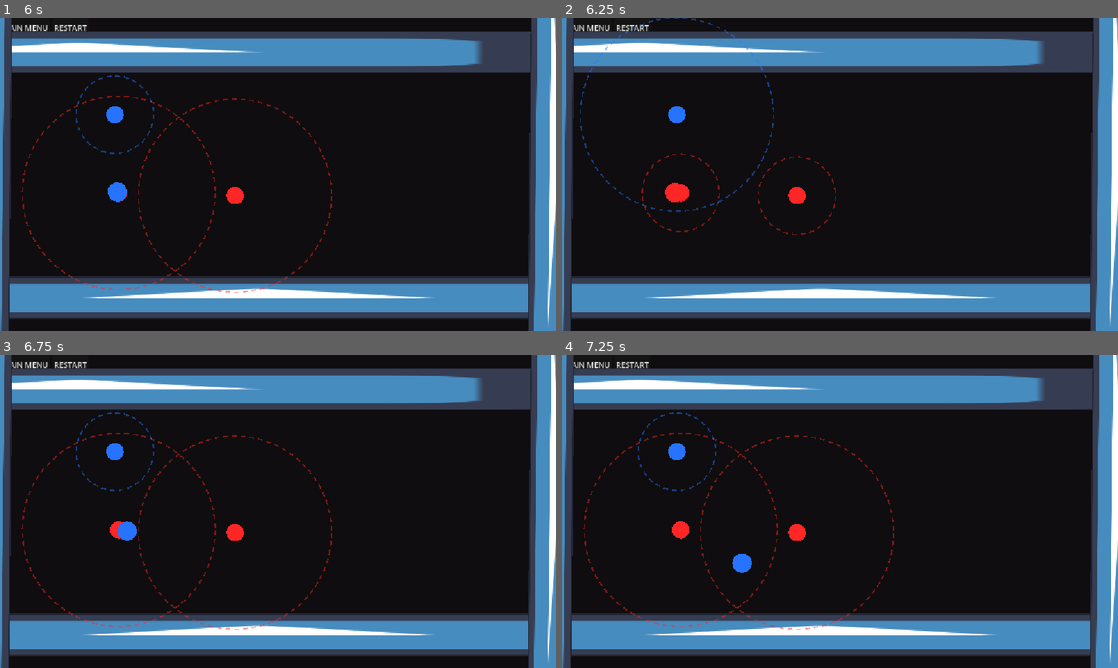
Above: before the commit, frames 1-4 (two rows, left to right).
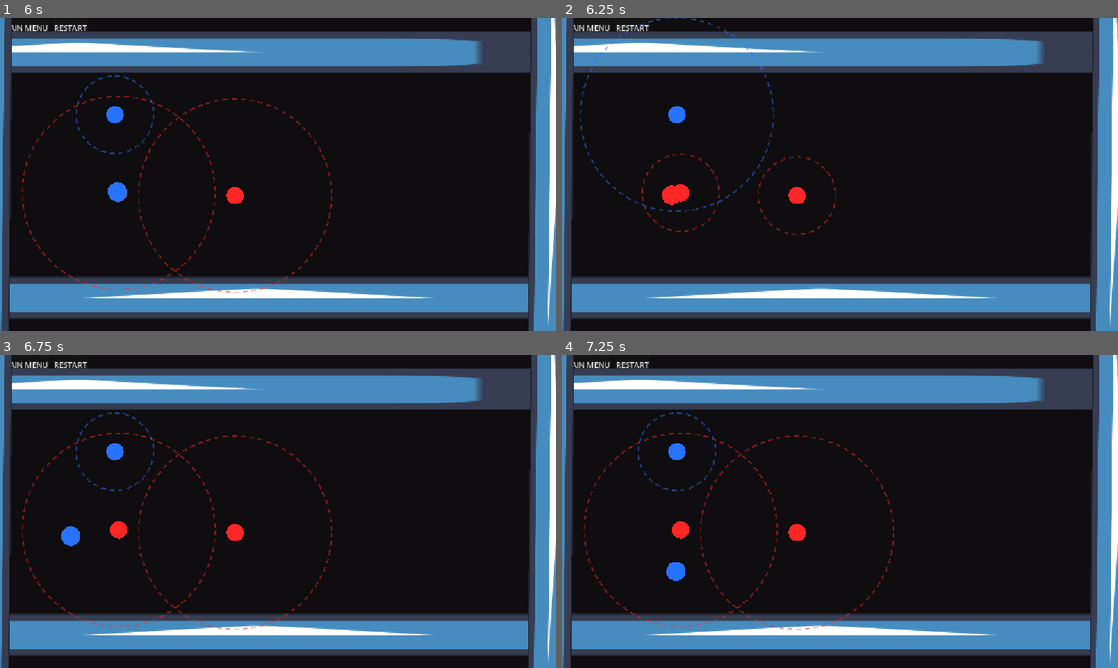
Above: after the commit, the same moments.

Repository: e-neuf/summer-summit-game-jam
Game: Godot game, scene res://levels/Level0.tscn
Same seed, same stepped clock (60 frames per second), same inputs: the game is played once before the commit and once after it. The engine's default icon, where the game draws it, is replaced by a stand-in: a white triangle on a blue panel in a dark square.
Inputs (mouse positions are in pixels of both pictures, inside the frame that each line leads up to):
- Up to frame 1 (6 s): click "RESTART" at 0.5 s; click "RESTART" at 1.25 s; click "RESTART" at 2 s; click "MAIN MENU" at 2.75 s; click "PLAY" at 3.5 s; tap Enter at 4.25 s; move the mouse to (233, 196) at 4.27 s; hold Right (move_right) 4.28-5.78 s; tap Space (flip_polarity) at 4.35, 5.1 s; click (233, 196) at 4.42 s; tap W (jump) at 4.52, 5.27 s; move the mouse to (116, 193) at 5.02 s; click (116, 193) at 5.17 s; move the mouse to (116, 115) at 5.77 s; press the mouse at (116, 115) at 5.78 s; hold Left (move_left) from 5.78 s (still down)
- Up to frame 2 (6.25 s): keep holding Left (move_left); tap Space (flip_polarity) at 6.05 s
- Up to frame 3 (6.75 s): move the mouse to (250, 574) at 6.52 s; release Left (move_left) at 6.53 s; release the mouse at (250, 574) at 6.53 s; hold Right (move_right) from 6.53 s (still down); tap Space (flip_polarity) at 6.6 s; click (250, 574) at 6.67 s
- Up to frame 4 (7.25 s): keep holding Right (move_right); tap W (jump) at 6.77 s

Frame 1 is identical in both runs. In frame 2, less than 0.1% of the frame differs, in the area x 18-21%, y 52-60%; in frame 3, 0.3%, in the area x 11-25%, y 53-62%; in frame 4, 0.3%.

Commit message:
fix polarity flip

Diff:
--- a/scripts/main_character.gd
+++ b/scripts/main_character.gd
@@ -70,6 +70,7 @@
 		polarity *= -1
 		flip_cooldown = FLIP_COOLDOWN
 		_update_visual()
+		Global.Current_Attraction = null
 		polarity_flip.emit(polarity)
 
 	#if Input.is_action_just_pressed("jump") and is_on_floor():
